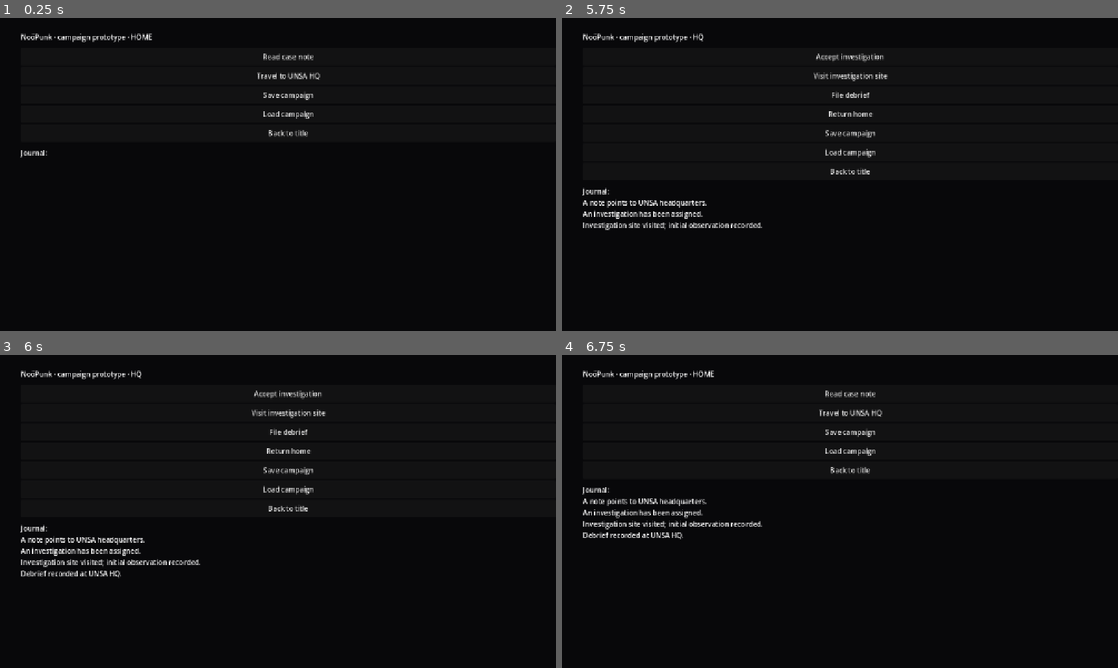
Above: before the commit, frames 1-4 (two rows, left to right).
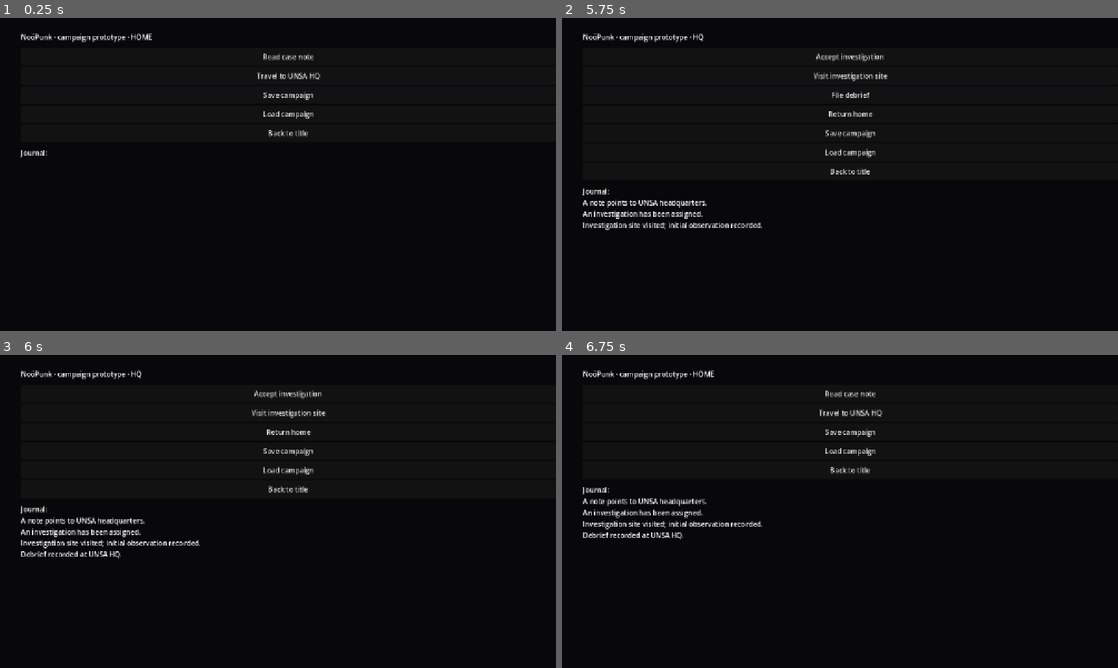
Above: after the commit, the same moments.

Repository: TomiToivio/NooPunk
Game: Godot game, scene res://scenes/campaign.tscn
The game is run twice, just before and just after one commit, with the same random seed, the same clock (stepped at 60 frames per second) and the same inputs. This scene is started directly instead of the project's main scene.
Inputs:
- Up to frame 1 (0.25 s): no input
- Up to frame 2 (5.75 s): click "Read case note" at 0.5 s; click "Travel to UNSA HQ" at 1.25 s; click "Accept investigation" at 2 s; click "Accept investigation" at 2.75 s; click "Visit investigation site" at 3.5 s; click "Examine scene" at 4.25 s; click "Return to HQ" at 5 s
- Up to frame 3 (6 s): click "File debrief" at 5.75 s
- Up to frame 4 (6.75 s): click "Return home" at 6.5 s

Frames 1-2 are identical in both runs. In frame 3, 2.8% of the frame differs, in the area x 3-57%, y 23-72%; in frame 4, nothing differs.

Commit message:
fix: hide duplicate mission debrief action (#750)

Diff:
--- a/src/godot/campaign_screen.gd
+++ b/src/godot/campaign_screen.gd
@@ -43,7 +43,7 @@
 			_action("Accept investigation", func(): _record("mission_accepted", "An investigation has been assigned."))
 			if bool(campaign.flags.get("mission_accepted", false)):
 				_action("Visit investigation site", func(): _travel("mission"))
-			if bool(campaign.flags.get("mission_visited", false)):
+			if bool(campaign.flags.get("mission_visited", false)) and not bool(campaign.flags.get("debrief_complete", false)):
 				_action("File debrief", func(): _record("debrief_complete", "Debrief recorded at UNSA HQ."))
 			_action("Return home", func(): _travel("home"))
 		"mission":
